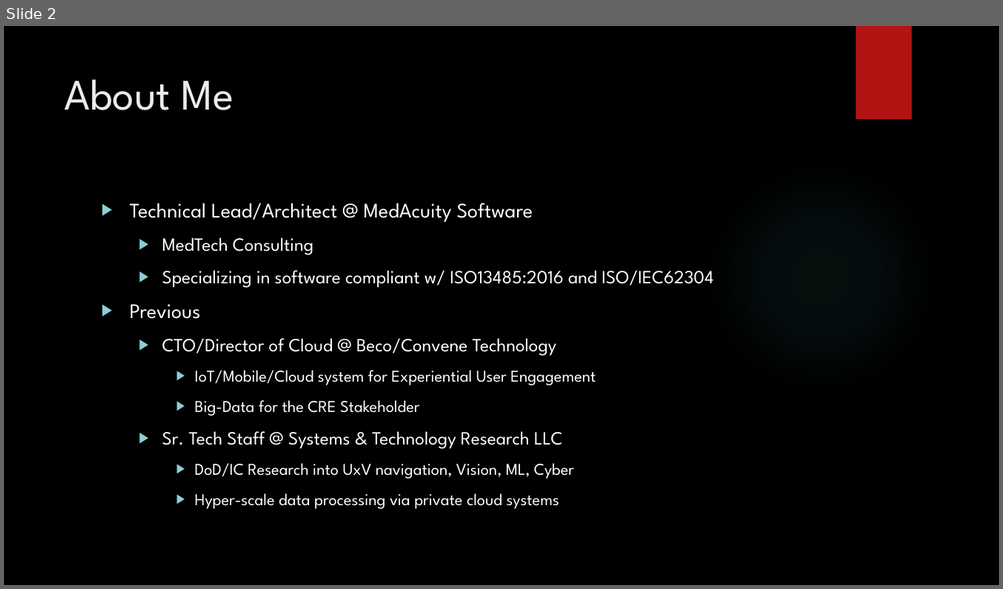
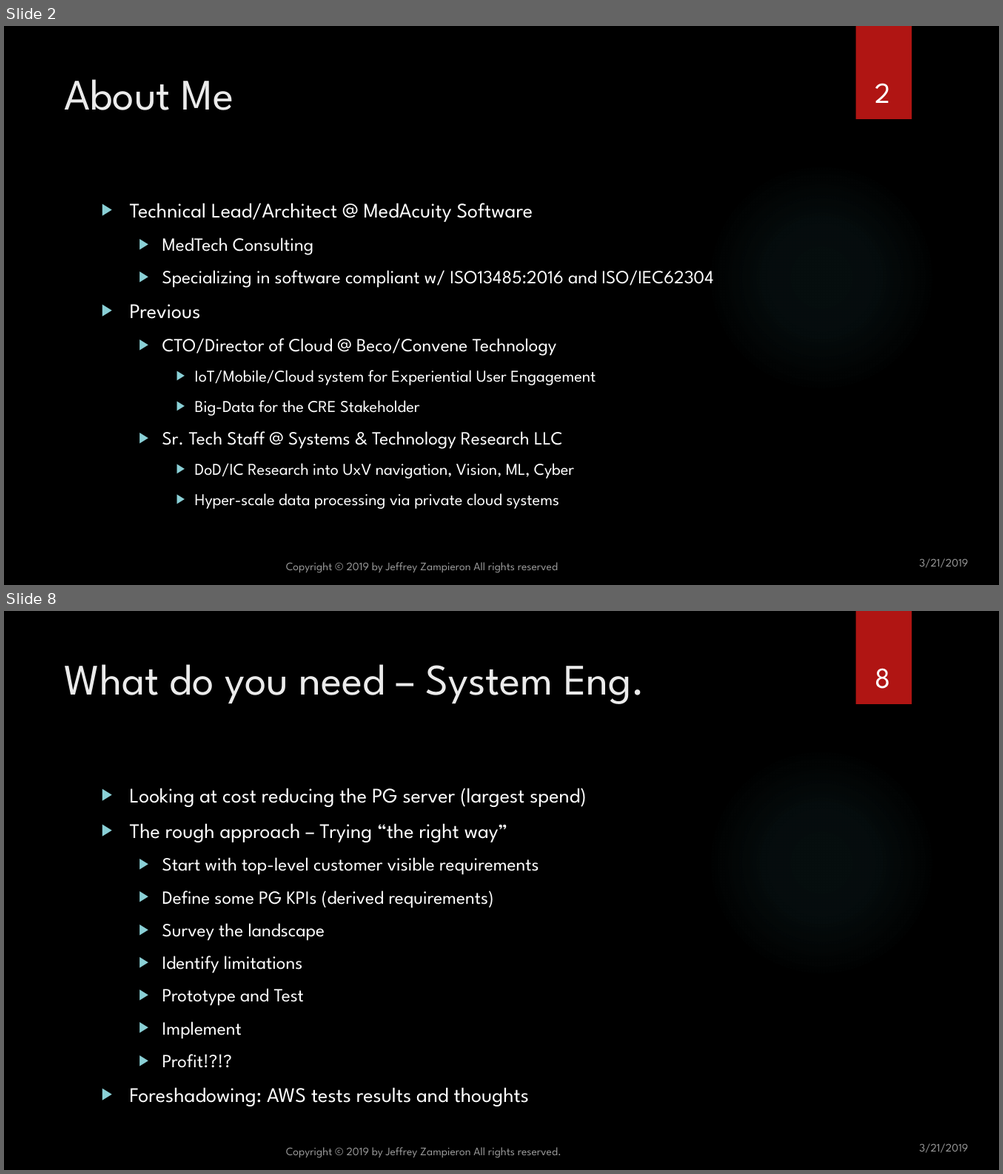
Before and after one commit to jzampieron/pgconf2019, a slide deck: presentation/JZ_PGConf2019.pptx. Shown one above the other, each under a label of ours: slide 2 before the commit, slides 2 and 8 after it; the slides between them are not shown. The pictures are 1003x589 and 1003x1174 pixels, drawn with LibreOffice and Linux fonts; fonts in the diff are those of the drawing; background and template pictures are left out. Boxes give left, top, right and bottom in pixels: in the first picture for what was removed or moved away, otherwise in the second. Text is boxed around its words. In the diff, an @@ line names an element or a change of style, - is before the commit and + after.

```diff
--- a/presentation/JZ_PGConf2019.pptx
+++ b/presentation/JZ_PGConf2019.pptx
@@ slide 8 added at (4, 611, 999, 1170), background picture (left out); not listed: 2 template elements that a slide beside it also shows @@
@@ title added at (64, 664, 645, 704), 42 pt, text #EBEBEB @@
+What do you need – System Eng.
@@ page number added at (875, 668, 891, 689), 28 pt, text #FFFFFF @@
+8
@@ text added at (130, 788, 586, 1107), 18 pt, text #FFFFFF @@
+▶ Looking at cost reducing the PG server (largest spend)
+▶ The rough approach – Trying “the right way”
+  ▶ Start with top-level customer visible requirements
+  ▶ Define some PG KPIs (derived requirements)
+  ▶ Survey the landscape
+  ▶ Identify limitations
+  ▶ Prototype and Test
+  ▶ Implement
+  ▶ Profit!?!?
+▶ Foreshadowing: AWS tests results and thoughts
@@ text added at (286, 1147, 561, 1159), 11 pt, text #FFFFFF at 60% opacity @@
+Copyright © 2019 by Jeffrey Zampieron All rights reserved.
@@ text added at (919, 1144, 967, 1153), 11 pt, text #FFFFFF at 60% opacity @@
+3/21/2019
@@ slide 2 changed as well @@
@@ page number added at (875, 83, 891, 103), 28 pt, text #FFFFFF @@
+2
@@ text added at (286, 562, 558, 574), 11 pt, text #FFFFFF at 60% opacity @@
+Copyright © 2019 by Jeffrey Zampieron All rights reserved
@@ text added at (919, 559, 967, 568), 11 pt, text #FFFFFF at 60% opacity @@
+3/21/2019
```
Also in this commit, not shown: 2 other slides changed, 17 other slides added, 1 slide removed.
